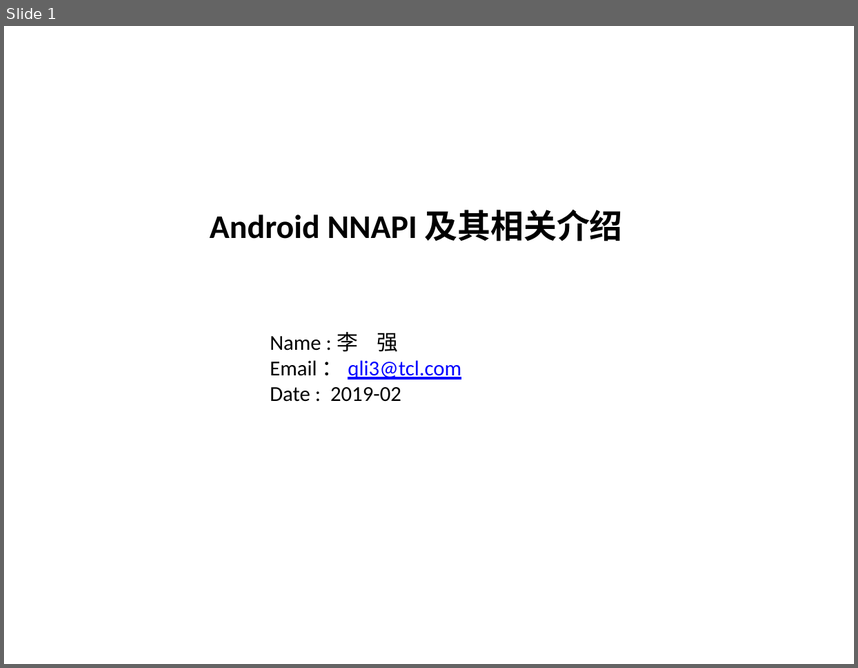
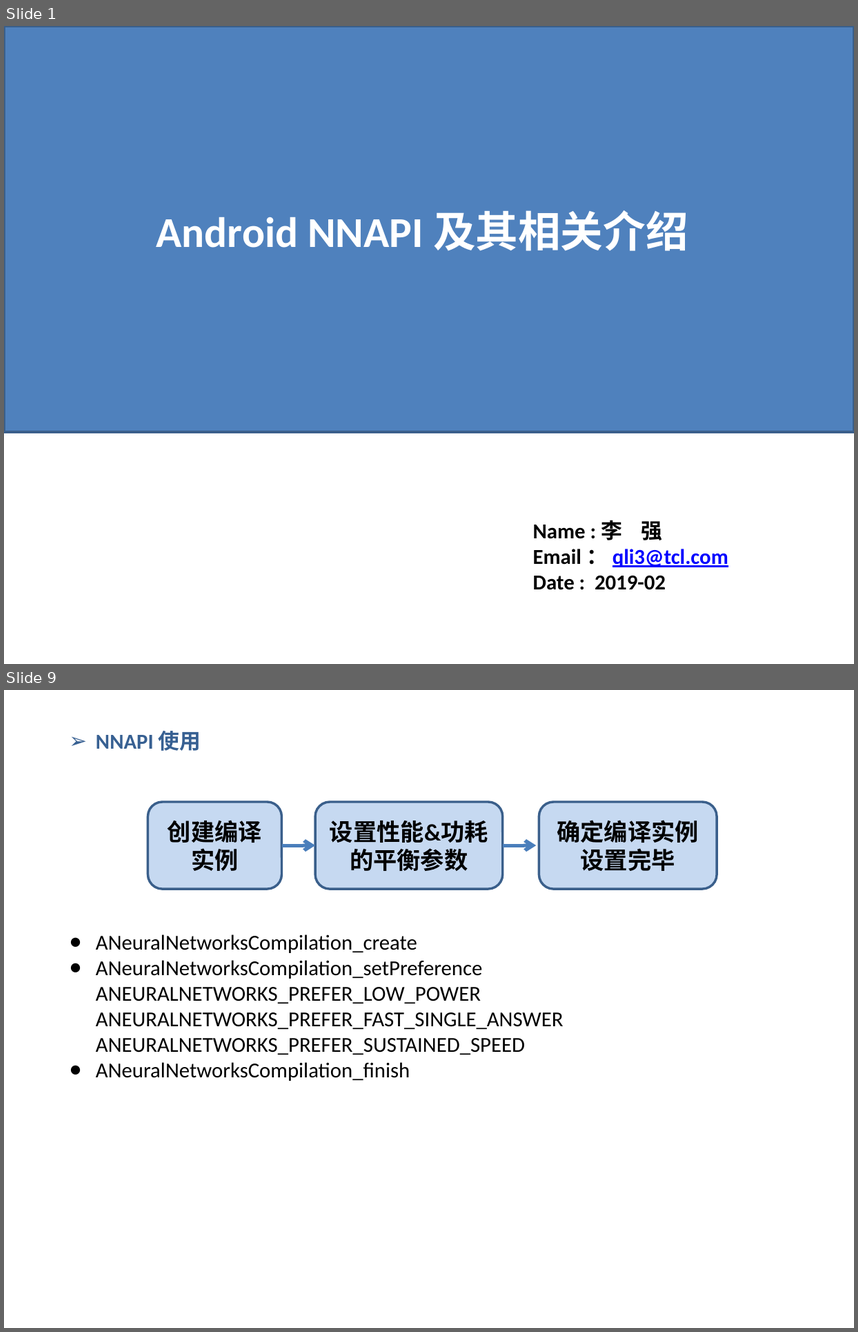
Before and after one commit to lqktz/document, a slide deck: temp/NNAPI.pptx. Shown one above the other, each under a label of ours: slide 1 before the commit, slides 1 and 9 after it; the slides between them are not shown. The pictures are 858x668 and 858x1332 pixels, drawn with LibreOffice and Linux fonts; fonts in the diff are those of the drawing. Boxes give left, top, right and bottom in pixels: in the first picture for what was removed or moved away, otherwise in the second. Text is boxed around its words. In the diff, an @@ line names an element or a change of style, - is before the commit and + after.

```diff
--- a/temp/NNAPI.pptx
+++ b/temp/NNAPI.pptx
@@ slide 9 added at <box>4,690,854,1328</box>, background #FFFFFF @@
@@ text added at <box>96,731,201,751</box>, 18 pt, text #376092, bold @@
+➢ NNAPI 使用
@@ rounded rectangle added at <box>148,802,281,889</box>, fill #C6D9F1, outline #3A5F8C 2 pt, 20 pt, text #000000, bold @@
+创建编译实例
@@ rounded rectangle added at <box>315,802,502,889</box>, fill #C6D9F1, outline #3A5F8C 2 pt, 20 pt, text #000000, bold @@
+设置性能&功耗的平衡参数
@@ rounded rectangle added at <box>539,802,716,889</box>, fill #C6D9F1, outline #3A5F8C 2 pt, 20 pt, text #000000, bold @@
+确定编译实例设置完毕
@@ arrow added from (282, 845) to (315, 845), #4B7EBC 3 pt @@
@@ arrow added from (503, 845) to (536, 845), #4B7EBC 3 pt @@
@@ text added at <box>96,934,564,1081</box>, 18 pt, text #000000 @@
+● ANeuralNetworksCompilation_create
+● ANeuralNetworksCompilation_setPreference
+  ANEURALNETWORKS_PREFER_LOW_POWER
+  ANEURALNETWORKS_PREFER_FAST_SINGLE_ANSWER
+  ANEURALNETWORKS_PREFER_SUSTAINED_SPEED
+● ANeuralNetworksCompilation_finish
@@ slide 1 changed as well @@
@@ rectangle added at <box>4,26,854,432</box>, fill #4F81BD, outline #3A5F8C 2 pt @@
@@ text "Android NNAPI 及其相关介绍": place and size @@
-text "Android NNAPI 及其相关介绍" at <box>210,210,623,241</box>
+text "Android NNAPI 及其相关介绍" at <box>156,210,688,251</box>
@@ text "Android NNAPI 及其相关介绍" at <box>156,210,688,251</box>: size 28 to 36 pt, text colour #000000 to #FFFFFF @@
@@ text "Name : 李 强 Email ...": place and size @@
-text "Name : 李 强 Email ..." at <box>270,332,461,401</box>
+text "Name : 李 强 Email ..." at <box>533,519,728,590</box>
@@ text "Name : 李 强 Email ..." at <box>533,519,728,590</box>: bold on @@
```
Also in this commit, not shown: 24 other slides added, 1 slide removed.
